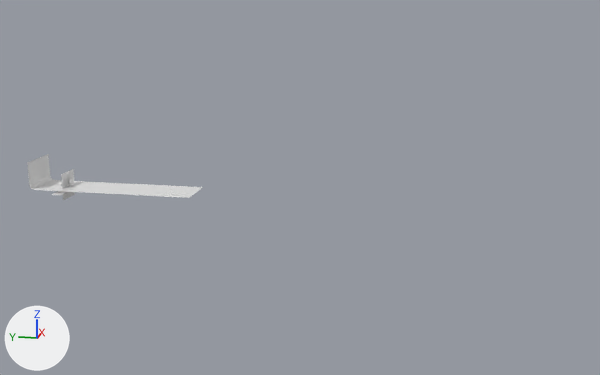
What one commit did to the glTF model src/assets/cst.glb.
The view is the same before and after, from a 50 mm camera at (-281.2, -147.1, 73.9) aimed at (0.6, -90.7, 3.4). The lights are fixed; the arrows at lower left show +X, +Y and +Z. The picture after the commit comes second. Where no turn or scale is listed for an object, it has been applied to the vertices.

Names of what the first picture shows: 'BgCurve' and 3 more.
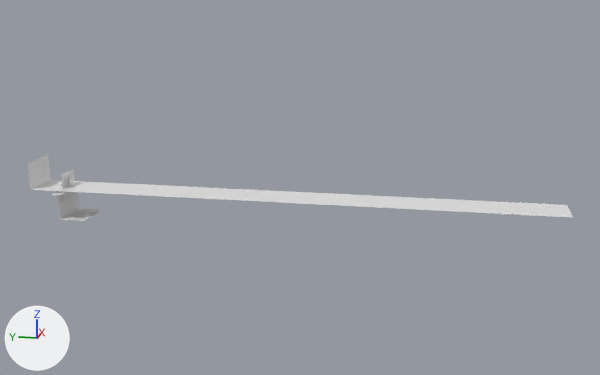
What differs and where, as boxes [x1, y1, x2, y2] in the pictures (600 x 375 px):
'BgCurveFloor', added
    after: [58, 181, 573, 218]
'BgCurveEnd', added
    after: [57, 191, 102, 221]
'BgCurve', unchanged, covered by the edit
    before: [27, 154, 203, 198]
    after: [27, 154, 76, 191]

What changed in the scene script:
```text
Add me_plane_011:
    me_plane_011.from_pydata([(8.0, 0.0, 0.0), (0.0, 0.0, 0.0), (4.0, 0.0, 0.0), (-8.0, 0.0, 0.0), (-4.0, 0.0, 0.0), (8.0, -181.0, 0.0), (0.0, -181.0, 0.0), (4.0, -181.0, 0.0), (-8.0, -181.0, 0.0), (-4.0, -181.0, 0.0)], [], [(1, 4, 9), (1, 9, 6), (2, 1, 6), (2, 6, 7), (4, 3, 8), (4, 8, 9), (0, 2, 7), (0, 7, 5)])
Add me_plane_016:
    me_plane_016.from_pydata(...)  # 65 vertices, 96 faces; spans x -8.1..8.1, y -10.2..0.0, z -10.9..0.0
Add ob_bgcurvefloor:
    ob_bgcurvefloor = bpy.data.objects.new('BgCurveFloor', me_plane_011)
    ob_bgcurvefloor.location = (0.0, -1.6, -0.1)
Add ob_bgcurveend:
    ob_bgcurveend = bpy.data.objects.new('BgCurveEnd', me_plane_016)
    ob_bgcurveend.location = (0.0, -1.5, -0.1)
```
